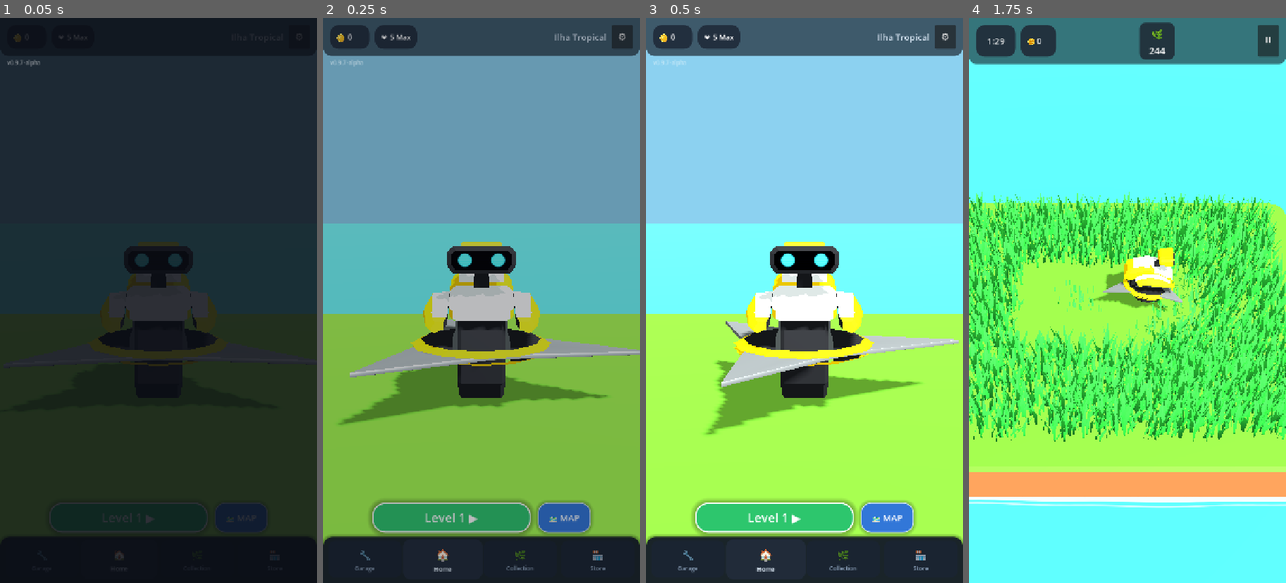
Above: before the commit, frames 1-4 (left to right).
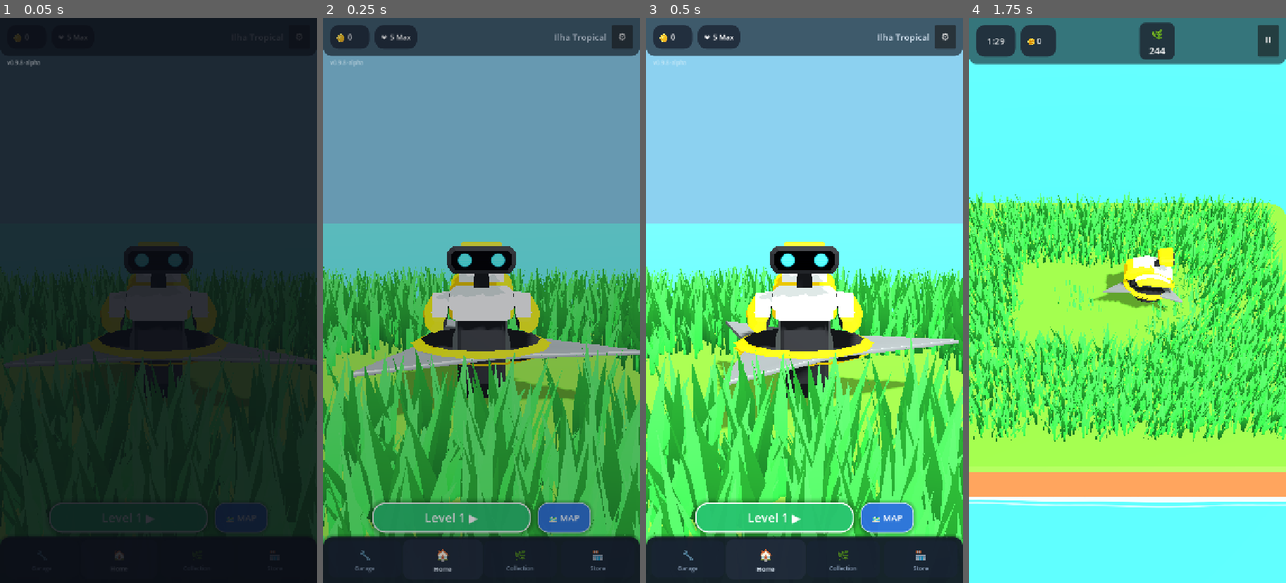
Above: after the commit, the same moments.

Repository: rogerbif/grass-cut-bot
Game: Godot game, scene res://scenes/menu/main_menu.tscn
Two runs of this game, one before a commit and one after it. Both use one fixed random seed, a clock stepped at 60 frames per second and the inputs below.
Inputs (mouse positions are in pixels of both pictures, inside the frame that each line leads up to):
- Up to frame 1 (0.05 s): no input
- Up to frame 2 (0.25 s): no input
- Up to frame 3 (0.5 s): no input
- Up to frame 4 (1.75 s): click "Level 1 ▶" at 0.5 s; tap Enter at 1.25 s; move the mouse to (1197, 272) at 1.27 s; hold Right (ui_right) from 1.28 s (still down); hold Alt from 1.28 s (still down); click (1197, 272) at 1.42 s

The runs differ from the first frame. In frame 1, 2.7% of the frame differs, in the area x 0-100%, y 7-68%; in frame 2, 32%, in the area x 0-100%, y 7-93%; in frame 3, 32%; in frame 4, nothing differs.

Commit message:
fix: restauracao da grama vetorial v3 nas ilhas do menu inicial [v0.9.8-alpha]

Diff:
--- a/project.godot
+++ b/project.godot
@@ -11,7 +11,7 @@
 [application]
 
 config/name="Grass Cut Bot"
-config/version="0.9.7-alpha"
+config/version="0.9.8-alpha"
 run/main_scene="res://scenes/menu/main_menu.tscn"
 config/features=PackedStringArray("4.7", "Mobile")
 boot_splash/image="uid://3pegaomvcdut"
--- a/scripts/core/game_version.gd
+++ b/scripts/core/game_version.gd
@@ -7,7 +7,7 @@
 
 const MAJOR: int = 0
 const MINOR: int = 9
-const PATCH: int = 7
+const PATCH: int = 8
 const STAGE: String = "ALPHA" # "PRE-ALPHA", "ALPHA", "BETA", "RC", "RELEASE"
 const BUILD_TYPE: String = "dev" # "dev", "nightly", "public"
 
--- a/scripts/menu/island_node.gd
+++ b/scripts/menu/island_node.gd
@@ -4,6 +4,9 @@
 
 const VegetationGrid = preload("res://scripts/plants/vegetation_grid.gd")
 const VegetationFieldScript = preload("res://scripts/level/vegetation_field.gd")
+const VectorGrassFieldScript = preload("res://scripts/level/vector_grass_field.gd")
+const BrushPatterns = preload("res://scripts/editor/brush_patterns.gd")
+const LevelJsonLoader = preload("res://scripts/level/level_json_loader.gd")
 const ROCK_MODEL: PackedScene = preload("res://assets/models/rock.glb")
 
 # Shaders oficiais da grama com gradiente vertical (raiz -> topo) e balanço de vento
@@ -290,91 +293,146 @@
 				r_inst.rotation_degrees.y = float(orot)
 				miniature_container.add_child(r_inst)
 
-	# Carrega campo de vegetação (v2 ou conversão de v1)
-	var veg_field: RefCounted = null
-	if data.has("vegetation") and data["vegetation"] is Dictionary:
-		var vdict: Dictionary = data["vegetation"] as Dictionary
-		var rows_arr: Array = vdict.get("rows", []) as Array
-		veg_field = VegetationFieldScript.new(width, height)
-		veg_field.call("from_rows", rows_arr)
-	else:
-		veg_field = VegetationFieldScript.new(width, height)
-		veg_field.call("from_legacy_objects", objects_arr, width, height)
-
-	# Remove vegetação sob rochas
-	for obj_item: Variant in objects_arr:
-		if obj_item is Dictionary and String((obj_item as Dictionary).get("type", "")) == "rock":
-			var rx: int = int((obj_item as Dictionary).get("gx", 0))
-			var rz: int = int((obj_item as Dictionary).get("gz", 0))
-			for dz: int in range(4):
-				for dx: int in range(4):
-					veg_field.call("set_cell", rx * 4 + dx, rz * 4 + dz, 0)
-
-	var cols: int = int(veg_field.get("cols"))
-	var rows: int = int(veg_field.get("rows"))
-	var sdf: PackedFloat32Array = veg_field.call("compute_sdf_depth_map") as PackedFloat32Array
-
 	var veg_transforms_by_type: Dictionary = {}
 	for v_type: String in VegetationGrid.VEG_TYPES:
 		var empty_xforms: Array[Transform3D] = []
 		veg_transforms_by_type[v_type] = empty_xforms
 
-	var processed_flowers: Dictionary = {}
-
-	# Adiciona flores de tile (0.80m) definidas em objects
-	for obj_item: Variant in objects_arr:
-		if obj_item is Dictionary and String((obj_item as Dictionary).get("type", "")) == "flower":
-			var fx: int = int((obj_item as Dictionary).get("gx", 0))
-			var fz: int = int((obj_item as Dictionary).get("gz", 0))
-			var f_pos: Vector3 = Vector3(offset_x + float(fx) * cell_size, 0.0, offset_z + float(fz) * cell_size)
-			var f_basis: Basis = Basis(Vector3.UP, fmod(float(fx * 79 + fz * 31), TAU)).scaled(Vector3(0.52, 0.52, 0.52))
-			(veg_transforms_by_type["flower"] as Array[Transform3D]).append(Transform3D(f_basis, f_pos))
-
-	for r: int in range(rows):
-		for c: int in range(cols):
-			var tid: int = int(veg_field.call("get_cell", c, r))
-			if tid == 0:
+	if data.has("grass_vectors") and data["grass_vectors"] is Array:
+		# Modo Vetorial v3 (Poisson Disk + Polígonos 2D contínuos)
+		var vector_field: RefCounted = VectorGrassFieldScript.new()
+		vector_field.call("from_dict_list", data["grass_vectors"] as Array)
+
+		# Remove polígonos sob rochas
+		for obj_item: Variant in objects_arr:
+			if obj_item is Dictionary and String((obj_item as Dictionary).get("type", "")) == "rock":
+				var rx: int = int((obj_item as Dictionary).get("gx", 0))
+				var rz: int = int((obj_item as Dictionary).get("gz", 0))
+				var r_world: Vector3 = LevelJsonLoader.grid_to_world(rx, rz, width, height, cell_size)
+				var rock_clip_poly: PackedVector2Array = BrushPatterns.get_vector_stamp_polygon(
+					BrushPatterns.ShapeType.CIRCLE,
+					1,
+					Vector2(r_world.x, r_world.z)
+				)
+				vector_field.call("clip_shapes", rock_clip_poly)
+
+		# Adiciona flores de tile (0.80m) definidas em objects
+		for obj_item: Variant in objects_arr:
+			if obj_item is Dictionary and String((obj_item as Dictionary).get("type", "")) == "flower":
+				var fx: int = int((obj_item as Dictionary).get("gx", 0))
+				var fz: int = int((obj_item as Dictionary).get("gz", 0))
+				var f_pos: Vector3 = LevelJsonLoader.grid_to_world(fx, fz, width, height, cell_size)
+				var f_basis: Basis = Basis(Vector3.UP, fmod(float(fx * 79 + fz * 31), TAU)).scaled(Vector3(0.52, 0.52, 0.52))
+				(veg_transforms_by_type["flower"] as Array[Transform3D]).append(Transform3D(f_basis, f_pos))
+
+		var sampled_tufts: Array = vector_field.call("sample_all_tufts") as Array
+		for item: Variant in sampled_tufts:
+			if not (item is Dictionary):
 				continue
-			var v_type: String = VegetationFieldScript.type_id_to_name(tid)
+			var td: Dictionary = item as Dictionary
+			var pos: Vector3 = td["pos"] as Vector3
+			var v_type: String = String(td.get("type", "grass_green"))
 			if not veg_transforms_by_type.has(v_type):
 				v_type = "grass_green"
-
-			var lx: int = c / 2
-			var lz: int = r / 2
-			var lkey: Vector2i = Vector2i(lx, lz)
-
-			if tid == 9:
-				if processed_flowers.has(lkey):
-					continue
-				processed_flowers[lkey] = true
-				var flower_pos: Vector3 = veg_field.call("cell_to_world", lx * 2, lz * 2, cell_size) as Vector3
-				flower_pos.x += 0.10
-				flower_pos.z += 0.10
-				var f_basis: Basis = Basis(Vector3.UP, fmod(float(lx * 79 + lz * 31), TAU)).scaled(Vector3(0.52, 0.52, 0.52))
-				(veg_transforms_by_type["flower"] as Array[Transform3D]).append(Transform3D(f_basis, flower_pos))
-				continue
-
-			var base_pos: Vector3 = veg_field.call("cell_to_world", c, r, cell_size) as Vector3
-			var sub_seed: float = float(c * 73 + r * 19)
-			var j_x: float = (fmod(sub_seed * 0.17, 1.0) - 0.5) * 0.12
-			var j_z: float = (fmod(sub_seed * 0.31, 1.0) - 0.5) * 0.12
-			var tuft_pos: Vector3 = base_pos + Vector3(j_x, 0.0, j_z)
-
-			var dist_m: float = sdf[r * cols + c]
-			var edge_t: float = smoothstep(0.0, 0.28, dist_m)
-			var rot_y: float = fmod(sub_seed * 1.618, TAU)
+			var scale_factor: float = float(td.get("scale_factor", 1.0))
+			var s_seed: float = float(td.get("seed", 0.0))
+			var random_rot: float = fmod(s_seed * 1.618, TAU)
 
 			var scale_vec: Vector3
-			if v_type == "wheat":
-				var sw: float = lerpf(0.38, 0.52, edge_t)
+			if v_type != "wheat" and v_type != "flower":
+				var scale_y: float = lerpf(0.48, 0.62, scale_factor) * (0.95 + fmod(s_seed * 0.13, 0.10))
+				var scale_xz: float = lerpf(0.32, 0.44, scale_factor) * (0.95 + fmod(s_seed * 0.27, 0.10))
+				scale_vec = Vector3(scale_xz, scale_y, scale_xz)
+			elif v_type == "wheat":
+				var sw: float = lerpf(0.38, 0.52, scale_factor)
 				scale_vec = Vector3(sw, sw, sw)
 			else:
-				var scale_y: float = lerpf(0.48, 0.62, edge_t) * (0.95 + fmod(sub_seed * 0.13, 0.10))
-				var scale_xz: float = lerpf(0.32, 0.44, edge_t) * (0.95 + fmod(sub_seed * 0.27, 0.10))
-				scale_vec = Vector3(scale_xz, scale_y, scale_xz)
-
-			var g_basis: Basis = Basis(Vector3.UP, rot_y) * Basis.from_scale(scale_vec)
-			(veg_transforms_by_type[v_type] as Array[Transform3D]).append(Transform3D(g_basis, tuft_pos))
+				var sf: float = 0.52 * scale_factor
+				scale_vec = Vector3(sf, sf, sf)
+
+			var g_basis: Basis = Basis(Vector3.UP, random_rot) * Basis.from_scale(scale_vec)
+			(veg_transforms_by_type[v_type] as Array[Transform3D]).append(Transform3D(g_basis, pos))
+	else:
+		# Modo Legado v1/v2 (VegetationField discreto)
+		var veg_field: RefCounted = null
+		if data.has("vegetation") and data["vegetation"] is Dictionary:
+			var vdict: Dictionary = data["vegetation"] as Dictionary
+			var rows_arr: Array = vdict.get("rows", []) as Array
+			veg_field = VegetationFieldScript.new(width, height)
+			veg_field.call("from_rows", rows_arr)
+		else:
+			veg_field = VegetationFieldScript.new(width, height)
+			veg_field.call("from_legacy_objects", objects_arr, width, height)
+
+		# Remove vegetação sob rochas
+		for obj_item: Variant in objects_arr:
+			if obj_item is Dictionary and String((obj_item as Dictionary).get("type", "")) == "rock":
+				var rx: int = int((obj_item as Dictionary).get("gx", 0))
+				var rz: int = int((obj_item as Dictionary).get("gz", 0))
+				for dz: int in range(4):
+					for dx: int in range(4):
+						veg_field.call("set_cell", rx * 4 + dx, rz * 4 + dz, 0)
+
+		var cols: int = int(veg_field.get("cols"))
+		var rows: int = int(veg_field.get("rows"))
+		var sdf: PackedFloat32Array = veg_field.call("compute_sdf_depth_map") as PackedFloat32Array
+
+		var processed_flowers: Dictionary = {}
+
+		# Adiciona flores de tile (0.80m) definidas em objects
+		for obj_item: Variant in objects_arr:
+			if obj_item is Dictionary and String((obj_item as Dictionary).get("type", "")) == "flower":
+				var fx: int = int((obj_item as Dictionary).get("gx", 0))
+				var fz: int = int((obj_item as Dictionary).get("gz", 0))
+				var f_pos: Vector3 = Vector3(offset_x + float(fx) * cell_size, 0.0, offset_z + float(fz) * cell_size)
+				var f_basis: Basis = Basis(Vector3.UP, fmod(float(fx * 79 + fz * 31), TAU)).scaled(Vector3(0.52, 0.52, 0.52))
+				(veg_transforms_by_type["flower"] as Array[Transform3D]).append(Transform3D(f_basis, f_pos))
+
+		for r: int in range(rows):
+			for c: int in range(cols):
+				var tid: int = int(veg_field.call("get_cell", c, r))
+				if tid == 0:
+					continue
+				var v_type: String = VegetationFieldScript.type_id_to_name(tid)
+				if not veg_transforms_by_type.has(v_type):
+					v_type = "grass_green"
+
+				var lx: int = c >> 1
+				var lz: int = r >> 1
+				var lkey: Vector2i = Vector2i(lx, lz)
+
+				if tid == 9:
+					if processed_flowers.has(lkey):
+						continue
+					processed_flowers[lkey] = true
+					var flower_pos: Vector3 = veg_field.call("cell_to_world", lx * 2, lz * 2, cell_size) as Vector3
+					flower_pos.x += 0.10
+					flower_pos.z += 0.10
+					var f_basis: Basis = Basis(Vector3.UP, fmod(float(lx * 79 + lz * 31), TAU)).scaled(Vector3(0.52, 0.52, 0.52))
+					(veg_transforms_by_type["flower"] as Array[Transform3D]).append(Transform3D(f_basis, flower_pos))
+					continue
+
+				var base_pos: Vector3 = veg_field.call("cell_to_world", c, r, cell_size) as Vector3
+				var sub_seed: float = float(c * 73 + r * 19)
+				var j_x: float = (fmod(sub_seed * 0.17, 1.0) - 0.5) * 0.12
+				var j_z: float = (fmod(sub_seed * 0.31, 1.0) - 0.5) * 0.12
+				var tuft_pos: Vector3 = base_pos + Vector3(j_x, 0.0, j_z)
+
+				var dist_m: float = sdf[r * cols + c]
+				var edge_t: float = smoothstep(0.0, 0.28, dist_m)
+				var rot_y: float = fmod(sub_seed * 1.618, TAU)
+
+				var scale_vec: Vector3
+				if v_type == "wheat":
+					var sw: float = lerpf(0.38, 0.52, edge_t)
+					scale_vec = Vector3(sw, sw, sw)
+				else:
+					var scale_y: float = lerpf(0.48, 0.62, edge_t) * (0.95 + fmod(sub_seed * 0.13, 0.10))
+					var scale_xz: float = lerpf(0.32, 0.44, edge_t) * (0.95 + fmod(sub_seed * 0.27, 0.10))
+					scale_vec = Vector3(scale_xz, scale_y, scale_xz)
+
+				var g_basis: Basis = Basis(Vector3.UP, rot_y) * Basis.from_scale(scale_vec)
+				(veg_transforms_by_type[v_type] as Array[Transform3D]).append(Transform3D(g_basis, tuft_pos))
 
 	for v_type: String in VegetationGrid.VEG_TYPES:
 		var xforms: Array[Transform3D] = veg_transforms_by_type[v_type] as Array[Transform3D]
Not shown, changed: export_presets.cfg
Not shown, added: docs/historico_melhorias/062_restauracao_grama_vetorial_ilhas_menu.md
Not shown, changed: docs/historico_melhorias/INDICE_MELHORIAS.md
